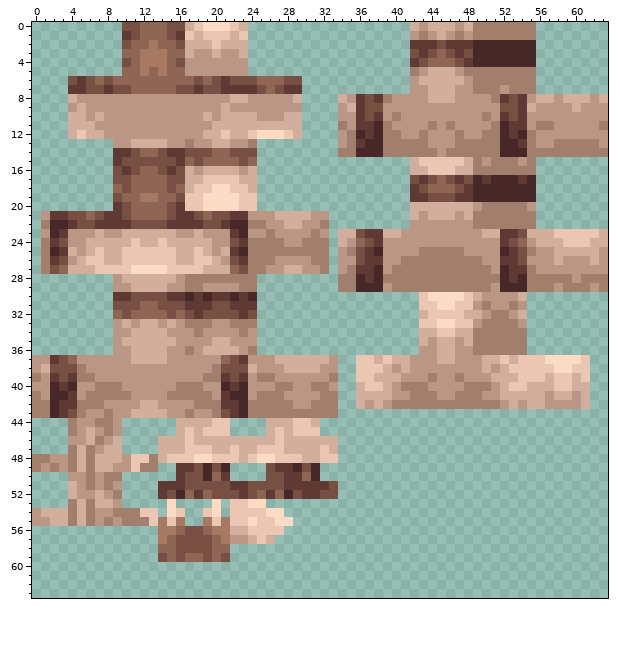
Two states of a pixel-art sprite, textures/furret.png. Above is the file before it was changed.
The file is 64x64 pixels.
After:
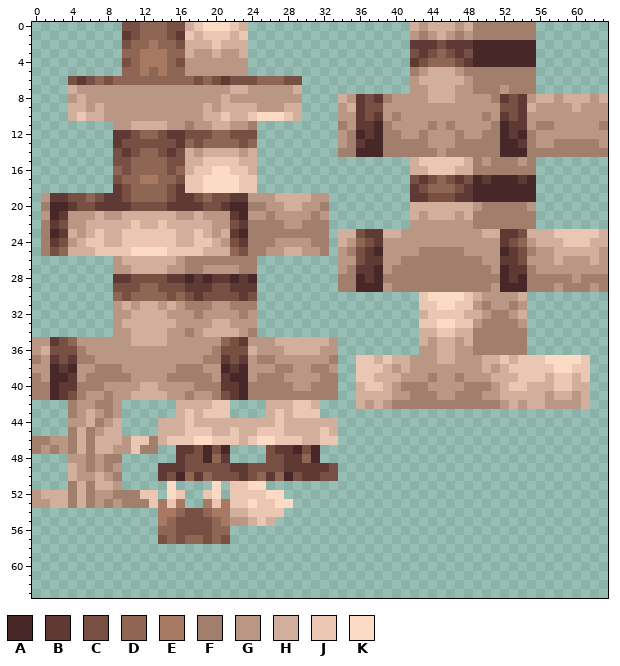
Palette (. is transparent): A #472727  B #5f3a35  C #775043  D #8f6654  E #a77962  F #a27f6d  G #ba9785  H #d2af9d  J #eac6b3  K #fcdbc5
Difference:
y 7: x 4..29 BBCCBCCDDDDDCCBCCBBBBCDCBB -> HGGGGGGGGGGGGGGGGGHHGGGGGH
y 8: x 4..5 HG -> GH; x 21..23 GHH -> HGG; x 29 H -> G
y 9: x 4 G -> H; x 7 G -> H; x 19 G -> H; x 22..24 GGG -> HHH; x 28..29 GG -> HH
y 10: x 5..6 HG -> JH; x 20..21 GH -> HJ; x 24..28 HGGGH -> JKKKJ
y 11: x 4..8 HHHGG -> .....; x 11..14 GGGG -> HHHH; x 17 G -> F; x 22..29 HHHHHHHH -> GGF.....
y 12: x 4..29 HJHHGGGGGGGGGGGHHJHHJKKKJH -> .....BBCDDCBBCCCDDCCC.....
y 13: x 9..24 GGHHHHGGFGGHHGGF -> BCCCCCCBDCDDDDCD
y 14: x 9 B -> C; x 16..24 BCCCDDCCC -> CHGHHHHGH
y 15: x 9 B -> C; x 11..14 CCCC -> DDDD; x 16..24 BDCDDDDCD -> CHHJJJJHH
y 16: x 9..11 CBC -> DCD; x 14..16 CBC -> DCD; x 18..23 GHHHHG -> JJKKJJ
y 17: x 10 C -> D; x 12..13 DD -> EE; x 15 C -> D; x 17..24 HHJJJJHH -> JJKKKKJJ
y 18: x 9 D -> B; x 16..17 DH -> BJ; x 19 J -> K; x 22 J -> K; x 24 H -> J
y 19: x 1..10 ........CD -> GBBCCDCBBC; x 12..13 EE -> DD; x 15..32 DCJJKKKKJJ........ -> CBBCDCCBBGGGHHHHGG
y 20: x 1..8 ........ -> FAABCCBB; x 10..15 CDDDDC -> BCCCCB; x 17..32 JJKKKKJJ........ -> BBCCBAAFFGGHHGGF
y 21: x 2 B -> A; x 4..21 CCDCBBCDDDDCBBCDCC -> GGGHGGHHHHHHGGHGGG; x 23 B -> A; x 26..31 GHHHHG -> FGGGGF
y 22: x 2..23 AABCCBBBBCCCCBBBBCCBAA -> BCGGHHHHHJHHJHHHHHGGCB; x 26..31 GGHHGG -> FFGGFF
y 23: x 1 G -> F; x 4 G -> H; x 6..19 GHGGHHHHHHGGHG -> HJHHJJJJJJHHJH; x 21 G -> H; x 24..25 GG -> FF; x 27..30 GGGG -> FFFF; x 32 G -> F
y 24: x 5..7 GHH -> HJJ; x 10 H -> J; x 12..13 HH -> JJ; x 15 H -> J; x 18..20 HHG -> JJH; x 27 F -> G; x 30 F -> G
y 25: x 2..3 AB -> CD; x 5 G -> H; x 8..9 HH -> JJ; x 11..14 JJJJ -> KKKK; x 16..17 HH -> JJ; x 20 G -> H; x 22..23 BA -> DC; x 26..31 FFFFFF -> GGHHGG
y 26: x 1..23 FBCGHJJHHJJJJJJHHJJHGCB -> ........GHHHHHHGFFFFFFF; x 25..32 FFGGGGFF -> ........
y 27: x 1..23 FCDHHHJJJJKKKKJJJJHHHDC -> ........GGHHHHGGFFGGGGF; x 25..32 FGGHHGGF -> ........
y 28: x 9..24 GHHHHHHGFFFFFFFF -> BBCCCCBBABABBABA
y 29: x 9..24 GGHHHHGGFFGGGGFF -> CCCDDCCCBBBCCBBB
y 30: x 9..17 BBCCCCBBA -> DCDDDDCDC; x 19..22 ABBA -> CCCC; x 24 A -> C
y 31: x 9..24 CCCDDCCCBBBCCBBB -> GHGHHGHGFFFGGFFF
y 32: x 9..24 DCDDDDCDCBCCCCBC -> GGHHHHGGGFGGGGFG
y 33: x 11 G -> H; x 14 G -> H; x 17..24 FFFGGFFF -> GGGHHGGG
y 34: x 17..24 GFGGGGFG -> FGHHHHGF
y 35: x 0..8 ......... -> GGBCDGGGG; x 10 H -> G; x 15 H -> G; x 20..23 HHGG -> GDCB; x 25..33 ......... -> GGHHHHHHG
y 36: x 0..8 ......... -> GHCCCFGGG; x 11..14 HHHH -> GGGG; x 17 F -> G; x 19..33 HHHHGF......... -> GFCCCHGGGHHHHGG
y 37: x 0 G -> F; x 4..6 DGG -> BFF; x 11..14 HHHH -> GGGG; x 19..21 GGD -> FFB; x 25..33 GGHHHHHHG -> FFGGGGGGF
y 38: x 1..5 HCCCF -> GABAG; x 7..9 GGG -> FFF; x 16..18 GGG -> FFF; x 20..24 FCCCH -> GABAG; x 27..32 GHHHHG -> FFGGFF
y 39: x 2..3 BC -> AA; x 5 F -> G; x 7..10 GGGG -> FFFF; x 15..18 GGGG -> FFFF; x 20 F -> G; x 22..23 CB -> AA; x 27 G -> F; x 32 G -> F
y 40: x 0..1 GG -> FF; x 4..6 AGG -> BFF; x 8..9 FF -> GG; x 12..13 GG -> HH; x 16..17 FF -> GG; x 19..21 GGA -> FFB; x 24..26 GGG -> FFF; x 33 G -> F
y 41: x 1 G -> F; x 3..7 ABGFF -> BCFGG; x 9..16 FFGGGGFF -> GGHHHHGG; x 18..22 FFGBA -> GGFCB; x 24 G -> F; x 28..31 GGGG -> FFFF
y 42: x 0..6 FFABBFF -> ....FGG; x 8 G -> F; x 10..33 GGHHGGGGFFFBBAFFFFFGGFFF -> ......HHHHJJ....HHHJJH..
y 43: x 0..6 FFABCFG -> ....FGH; x 10..33 GHHHHGGFGGFCBAFFFFFFFFFF -> ......HJHJJJ....HJHJJJ..
y 44: x 4 F -> G; x 6 G -> H; x 8..9 FG -> GH; x 14..15 .. -> HH; x 17 H -> J; x 20..25 JJ.... -> HHHHHH; x 27 H -> J; x 29..30 JJ -> HH; x 32..33 .. -> HH
y 45: x 5..6 GH -> HF; x 8..9 FG -> HH; x 14..15 .. -> HH; x 18 H -> J; x 20..26 JJ....H -> HHJHHJJ; x 29..33 JJJ.. -> HHHJH
y 46: x 0..8 ....GGHFG -> FFGGFHFHH; x 10..13 .... -> GJJF; x 15..16 HH -> JJ; x 18..22 HHHHH -> KKJJJ; x 24..26 HHH -> JKK; x 28..29 HH -> JJ; x 32..33 HH -> JJ
y 47: x 0..3 .... -> FGFG; x 7 G -> H; x 9..33 H....HHHJJJHHJHHJJJHHHHJH -> GGJFF..BBCACA....CBBACA..
y 48: x 0..5 FFGGFH -> ....GG; x 7..33 HHHGJJFHJJJKKJJJHJKKJJJHHJJ -> GFF......BCCADB....CCBBDA..
y 49: x 0..5 FGFGFH -> ....HG; x 7..8 HH -> GF; x 10..15 GJFF.. -> ....BB; x 17 B -> C; x 19 A -> C; x 21..25 A.... -> CBBCC; x 27 B -> C; x 29..33 ACA.. -> BBBBC
y 50: x 4 G -> H; x 6..8 FGF -> GHG; x 14..33 ..BCCADB....CCBBDA.. -> BCADBDCCCBCDBDACBBCC
y 51: x 4..5 HG -> FH; x 7..8 GF -> HH; x 14..33 BBBCCCCCBBCCCCBBBBBC -> .K....K.JJKK........
y 52: x 0..7 ....HGGH -> GHHHFHFG; x 10..33 ....BCADBDCCCBCDBDACBBCC -> FFJJ.KJ..JK.JJJJKK......
y 53: x 0..3 .... -> GGHH; x 7..8 HH -> GF; x 10..16 .....K. -> FFFJEJE; x 19..21 .K. -> EJE; x 25..28 K... -> JJKK
y 54: x 0..23 GHHHFHFGGFFFJJ.KJ..JK.JJ -> ..............EEDCCDEEHH; x 26..27 KK -> JJ
y 55: x 0..13 GGHHFHFGFGFFFJ -> ..............; x 15..20 JE..EJ -> DCCCCD; x 22..24 JJK -> GGH; x 26..28 JKK -> H..
y 56: x 14..16 EED -> DDC; x 19..27 DEEHHJJJJ -> CDD......
y 57: x 14 E -> C; x 17..18 CC -> DD; x 21..26 EGGHJH -> C.....
y 58: x 14..21 DDCCCCDD -> ........
y 59: x 14..21 CDCDDCDC -> ........
